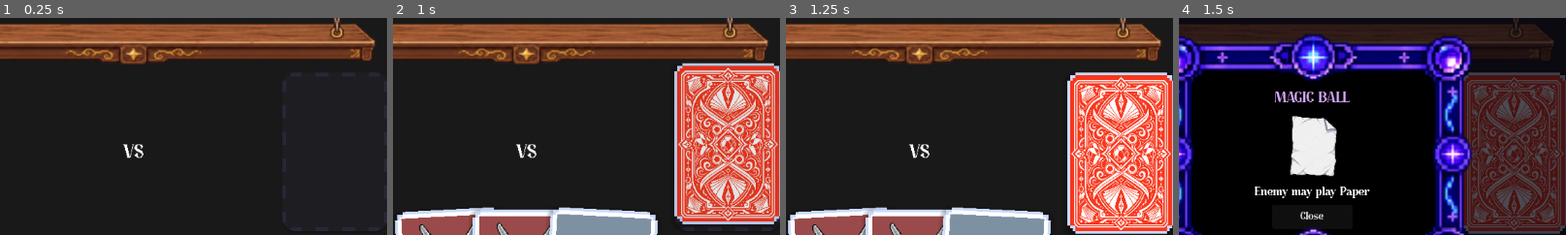
Above: before the commit, frames 1-4 (left to right).
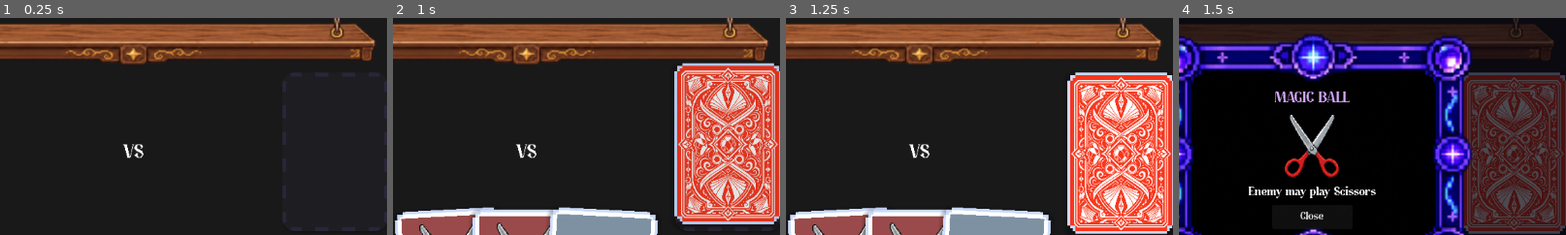
Above: after the commit, the same moments.

Repository: MaulRai/jankpot
Game: Godot game, scene res://scenes/main/Main.tscn
Same seed, same stepped clock (60 frames per second), same inputs: the game is played once before the commit and once after it.
Inputs (mouse positions are % of the whole screen's width and height, from its top left):
- Up to frame 1 (0.25 s): no input
- Up to frame 2 (1 s): click "Run Info" at 0.5 s
- Up to frame 3 (1.25 s): no input
- Up to frame 4 (1.5 s): click (28, 19) at 1.25 s
The pictures show only the part of the screen within x 33-83%, y 19-69%; the shares and areas given below are measured in that part.

Frames 1-3 are identical in both runs. In frame 4, 4.0% of the frame differs, in the area x 17-51%, y 44-84%.

Commit message:
feat: starting weapon

Diff:
--- /dev/null
+++ b/resources/WeaponLibrary.tres
@@ -0,0 +1,23 @@
+[gd_resource type="Resource" script_class="WeaponLibrary" load_steps=14 format=3]
+
+[ext_resource type="Script" path="res://scripts/data/WeaponLibrary.gd" id="1"]
+[ext_resource type="Resource" path="res://resources/weapons/basic_rock.tres" id="2"]
+[ext_resource type="Resource" path="res://resources/weapons/basic_paper.tres" id="3"]
+[ext_resource type="Resource" path="res://resources/weapons/basic_scissors.tres" id="4"]
+[ext_resource type="Resource" path="res://resources/weapons/quartz.tres" id="5"]
+[ext_resource type="Resource" path="res://resources/weapons/bronze_razor.tres" id="6"]
+[ext_resource type="Resource" path="res://resources/weapons/sculptural_sheet.tres" id="7"]
+[ext_resource type="Resource" path="res://resources/weapons/spike_boulder.tres" id="8"]
+[ext_resource type="Resource" path="res://resources/weapons/rusty_shears.tres" id="9"]
+[ext_resource type="Resource" path="res://resources/weapons/mist_veil.tres" id="10"]
+[ext_resource type="Resource" path="res://resources/weapons/ruby.tres" id="11"]
+[ext_resource type="Resource" path="res://resources/weapons/guillotine_blades.tres" id="12"]
+[ext_resource type="Resource" path="res://resources/weapons/hatter_slip.tres" id="13"]
+
+[resource]
+script = ExtResource("1")
+basic_weapons = Array[CardDef]([ExtResource("2"), ExtResource("3"), ExtResource("4")])
+common_weapons = Array[CardDef]([ExtResource("5"), ExtResource("6"), ExtResource("7")])
+uncommon_weapons = Array[CardDef]([ExtResource("8"), ExtResource("9"), ExtResource("10")])
+rare_weapons = Array[CardDef]([ExtResource("11"), ExtResource("12"), ExtResource("13")])
+all_weapons = Array[CardDef]([ExtResource("2"), ExtResource("3"), ExtResource("4"), ExtResource("5"), ExtResource("6"), ExtResource("7"), ExtResource("8"), ExtResource("9"), ExtResource("10"), ExtResource("11"), ExtResource("12"), ExtResource("13")])
--- /dev/null
+++ b/resources/weapons/basic_paper.tres
@@ -0,0 +1,15 @@
+[gd_resource type="Resource" script_class="CardDef" load_steps=2 format=3]
+
+[ext_resource type="Script" path="res://scripts/data/CardDef.gd" id="1"]
+
+[resource]
+script = ExtResource("1")
+id = "basic_paper"
+card_type = 1
+card_name = "Paper"
+brief_description = "Covers all bases."
+art_path = "res://assets/weapon/paper-1.png"
+background_color = Color(0.906, 0.875, 0.643, 1)
+rarity = "Basic"
+price = 0
+is_basic = true
--- /dev/null
+++ b/resources/weapons/basic_rock.tres
@@ -0,0 +1,15 @@
+[gd_resource type="Resource" script_class="CardDef" load_steps=2 format=3]
+
+[ext_resource type="Script" path="res://scripts/data/CardDef.gd" id="1"]
+
+[resource]
+script = ExtResource("1")
+id = "basic_rock"
+card_type = 0
+card_name = "Rock"
+brief_description = "Solid and steady."
+art_path = "res://assets/weapon/rock-1.png"
+background_color = Color(0.494, 0.569, 0.639, 1)
+rarity = "Basic"
+price = 0
+is_basic = true
--- /dev/null
+++ b/resources/weapons/basic_scissors.tres
@@ -0,0 +1,15 @@
+[gd_resource type="Resource" script_class="CardDef" load_steps=2 format=3]
+
+[ext_resource type="Script" path="res://scripts/data/CardDef.gd" id="1"]
+
+[resource]
+script = ExtResource("1")
+id = "basic_scissors"
+card_type = 2
+card_name = "Scissors"
+brief_description = "Cuts through defenses."
+art_path = "res://assets/weapon/scissors-1.png"
+background_color = Color(0.604, 0.29, 0.29, 1)
+rarity = "Basic"
+price = 0
+is_basic = true
--- /dev/null
+++ b/resources/weapons/bronze_razor.tres
@@ -0,0 +1,17 @@
+[gd_resource type="Resource" script_class="CardDef" load_steps=2 format=3]
+
+[ext_resource type="Script" path="res://scripts/data/CardDef.gd" id="1"]
+
+[resource]
+script = ExtResource("1")
+id = "bronze_razor"
+card_type = 2
+card_name = "Bronze Razor"
+brief_description = "On win, 50% chance to deal +1 DMG."
+art_path = "res://assets/weapon/scissors-2.png"
+background_color = Color(0.604, 0.29, 0.29, 1)
+keywords = Array[String](["Damage", "Luck"])
+effects = Array[String](["bronze_razor_bonus"])
+rarity = "Common"
+price = 0
+is_basic = false
--- /dev/null
+++ b/resources/weapons/guillotine_blades.tres
@@ -0,0 +1,17 @@
+[gd_resource type="Resource" script_class="CardDef" load_steps=2 format=3]
+
+[ext_resource type="Script" path="res://scripts/data/CardDef.gd" id="1"]
+
+[resource]
+script = ExtResource("1")
+id = "guillotine_blades"
+card_type = 2
+card_name = "Guillotine Blades"
+brief_description = "On win, deal 3 total DMG. On lose or draw, take 1 self DMG."
+art_path = "res://assets/weapon/scissors-4.png"
+background_color = Color(0.604, 0.29, 0.29, 1)
+keywords = Array[String](["Damage"])
+effects = Array[String](["guillotine_blades"])
+rarity = "Rare"
+price = 0
+is_basic = false
--- /dev/null
+++ b/resources/weapons/hatter_slip.tres
@@ -0,0 +1,17 @@
+[gd_resource type="Resource" script_class="CardDef" load_steps=2 format=3]
+
+[ext_resource type="Script" path="res://scripts/data/CardDef.gd" id="1"]
+
+[resource]
+script = ExtResource("1")
+id = "hatter_slip"
+card_type = 1
+card_name = "Hatter Slip"
+brief_description = "While in hand, chance effects gain +15% Luck. Does not stack."
+art_path = "res://assets/weapon/paper-4.png"
+background_color = Color(0.906, 0.875, 0.643, 1)
+keywords = Array[String](["Luck"])
+effects = Array[String](["hatter_slip_luck"])
+rarity = "Rare"
+price = 0
+is_basic = false
--- /dev/null
+++ b/resources/weapons/mist_veil.tres
@@ -0,0 +1,17 @@
+[gd_resource type="Resource" script_class="CardDef" load_steps=2 format=3]
+
+[ext_resource type="Script" path="res://scripts/data/CardDef.gd" id="1"]
+
+[resource]
+script = ExtResource("1")
+id = "mist_veil"
+card_type = 1
+card_name = "Mist Veil"
+brief_description = "On win, disable the enemy's last option next turn."
+art_path = "res://assets/weapon/paper-3.png"
+background_color = Color(0.906, 0.875, 0.643, 1)
+keywords = Array[String](["Conceal"])
+effects = Array[String](["mist_veil_disable"])
+rarity = "Uncommon"
+price = 0
+is_basic = false
--- /dev/null
+++ b/resources/weapons/quartz.tres
@@ -0,0 +1,17 @@
+[gd_resource type="Resource" script_class="CardDef" load_steps=2 format=3]
+
+[ext_resource type="Script" path="res://scripts/data/CardDef.gd" id="1"]
+
+[resource]
+script = ExtResource("1")
+id = "quartz"
+card_type = 0
+card_name = "Quartz"
+brief_description = "On lose, Block 1 DMG. Downgrade."
+art_path = "res://assets/weapon/rock-2.png"
+background_color = Color(0.494, 0.569, 0.639, 1)
+keywords = Array[String](["Damage", "Downgrade"])
+effects = Array[String](["quartz_block_downgrade"])
+rarity = "Common"
+price = 0
+is_basic = false
--- /dev/null
+++ b/resources/weapons/ruby.tres
@@ -0,0 +1,17 @@
+[gd_resource type="Resource" script_class="CardDef" load_steps=2 format=3]
+
+[ext_resource type="Script" path="res://scripts/data/CardDef.gd" id="1"]
+
+[resource]
+script = ExtResource("1")
+id = "ruby"
+card_type = 0
+card_name = "Ruby"
+brief_description = "On win, regen 1 heart. On death, revive with 1 heart. Fragile."
+art_path = "res://assets/weapon/rock-4.png"
+background_color = Color(0.494, 0.569, 0.639, 1)
+keywords = Array[String](["Fragile"])
+effects = Array[String](["ruby_regen", "ruby_revive_fragile"])
+rarity = "Rare"
+price = 0
+is_basic = false
--- /dev/null
+++ b/resources/weapons/rusty_shears.tres
@@ -0,0 +1,17 @@
+[gd_resource type="Resource" script_class="CardDef" load_steps=2 format=3]
+
+[ext_resource type="Script" path="res://scripts/data/CardDef.gd" id="1"]
+
+[resource]
+script = ExtResource("1")
+id = "rusty_shears"
+card_type = 2
+card_name = "Rusty Shears"
+brief_description = "On win, apply 1 Bleed."
+art_path = "res://assets/weapon/scissors-3.png"
+background_color = Color(0.604, 0.29, 0.29, 1)
+keywords = Array[String](["Bleed"])
+effects = Array[String](["rusty_shears_bleed"])
+rarity = "Uncommon"
+price = 0
+is_basic = false
--- /dev/null
+++ b/resources/weapons/sculptural_sheet.tres
@@ -0,0 +1,17 @@
+[gd_resource type="Resource" script_class="CardDef" load_steps=2 format=3]
+
+[ext_resource type="Script" path="res://scripts/data/CardDef.gd" id="1"]
+
+[resource]
+script = ExtResource("1")
+id = "sculptural_sheet"
+card_type = 1
+card_name = "Sculptural Sheet"
+brief_description = "On draw, deal 1 DMG."
+art_path = "res://assets/weapon/paper-2.png"
+background_color = Color(0.906, 0.875, 0.643, 1)
+keywords = Array[String](["Damage"])
+effects = Array[String](["sculptural_sheet_draw_damage"])
+rarity = "Common"
+price = 0
+is_basic = false
--- /dev/null
+++ b/resources/weapons/spike_boulder.tres
@@ -0,0 +1,17 @@
+[gd_resource type="Resource" script_class="CardDef" load_steps=2 format=3]
+
+[ext_resource type="Script" path="res://scripts/data/CardDef.gd" id="1"]
+
+[resource]
+script = ExtResource("1")
+id = "spike_boulder"
+card_type = 0
+card_name = "Spike Boulder"
+brief_description = "When this card takes damage, 50% chance to deal 1 DMG back."
+art_path = "res://assets/weapon/rock-3.png"
+background_color = Color(0.494, 0.569, 0.639, 1)
+keywords = Array[String](["Damage", "Luck"])
+effects = Array[String](["spike_boulder_reflect"])
+rarity = "Uncommon"
+price = 0
+is_basic = false
--- /dev/null
+++ b/scripts/data/WeaponLibrary.gd
@@ -0,0 +1,8 @@
+class_name WeaponLibrary
+extends Resource
+
+@export var basic_weapons: Array[CardDef] = []
+@export var common_weapons: Array[CardDef] = []
+@export var uncommon_weapons: Array[CardDef] = []
+@export var rare_weapons: Array[CardDef] = []
+@export var all_weapons: Array[CardDef] = []
--- a/scripts/game/DeckManager.gd
+++ b/scripts/game/DeckManager.gd
@@ -7,6 +7,9 @@
 signal draw_pile_changed
 signal discard_pile_changed
 
+@export var assigned_deck: Array[CardDef] = []
+@export var starting_hand_indices: Array[int] = []
+
 var draw_pile: Array[CardDef] = []
 var hand: Array[CardDef] = []
 var discard_pile: Array[CardDef] = []
@@ -14,18 +17,22 @@
 
 func _ready() -> void:
 	if deck_blueprint.is_empty():
-		_create_default_blueprint()
+		_initialize_blueprint()
 
 func setup_starting_deck() -> void:
 	if deck_blueprint.is_empty():
-		_create_default_blueprint()
+		_initialize_blueprint()
 	draw_pile.clear()
 	hand.clear()
 	discard_pile.clear()
+	var battle_cards: Array[CardDef] = []
 	for blueprint_card in deck_blueprint:
 		var card := blueprint_card.copy()
 		card.temporarily_disabled = false
-		draw_pile.append(card)
+		battle_cards.append(card)
+
+	_assign_starting_hand(battle_cards)
+	draw_pile.append_array(battle_cards)
 	shuffle_draw_pile()
 	emit_signal("hand_changed")
 	emit_signal("draw_pile_changed")
@@ -127,6 +134,31 @@
 		for i in range(3):
 			deck_blueprint.append(WeaponCatalogData.create_basic(type, "player_%d_%d" % [type, i]))
 
+func _initialize_blueprint() -> void:
+	deck_blueprint.clear()
+	if not assigned_deck.is_empty():
+		for card in assigned_deck:
+			if card:
+				deck_blueprint.append(card.copy())
+	else:
+		_create_default_blueprint()
+
+func _assign_starting_hand(battle_cards: Array[CardDef]) -> void:
+	if starting_hand_indices.is_empty():
+		return
+	var selected_indices: Array[int] = []
+	for index in starting_hand_indices:
+		if hand.size() >= 3:
+			break
+		if index < 0 or index >= battle_cards.size() or index in selected_indices:
+			continue
+		selected_indices.append(index)
+		hand.append(battle_cards[index])
+	selected_indices.sort()
+	selected_indices.reverse()
+	for index in selected_indices:
+		battle_cards.remove_at(index)
+
 func _replace_runtime_card(old_card: CardDef, replacement: CardDef) -> void:
 	var piles: Array[Array] = [draw_pile, hand, discard_pile]
 	for pile: Array in piles:
--- a/scripts/game/EnemyController.gd
+++ b/scripts/game/EnemyController.gd
@@ -148,7 +148,9 @@
 var enemy_draw_pile: Array[CardDef] = []
 var enemy_hand: Array[CardDef] = []
 var enemy_discard_pile: Array[CardDef] = []
-var enemy_hand_size := 3
+@export var assigned_deck: Array[CardDef] = []
+@export var starting_hand_indices: Array[int] = []
+@export var enemy_hand_size := 3
 var current_enemy_id: String = "pebble_grunt"
 var current_enemy: Dictionary = {}
 
@@ -172,24 +174,20 @@
 	enemy_draw_pile.clear()
 	enemy_hand.clear()
 	enemy_discard_pile.clear()
-	for type in [CardDef.CardType.ROCK, CardDef.CardType.PAPER, CardDef.CardType.SCISSORS]:
-		for i in range(3):
-			var card := WeaponCatalogData.create_basic(type, "enemy_basic_%d_%d" % [type, i])
-			enemy_deck.append(card)
-
-	var upgrade_slots: Array[int] = []
-	for i in range(enemy_deck.size()):
-		upgrade_slots.append(i)
-	upgrade_slots.shuffle()
-
-	for i in range(clampi(upgrade_count, 0, enemy_deck.size())):
-		var slot_index := upgrade_slots[i]
-		var basic_card := enemy_deck[slot_index]
-		var upgrade: CardDef = WeaponCatalogData.random_upgrade_for_type(basic_card.card_type)
-		upgrade.id = "enemy_%s_%d" % [upgrade.id, slot_index]
-		enemy_deck[slot_index] = upgrade
-
-	enemy_draw_pile.append_array(enemy_deck)
+	if not assigned_deck.is_empty():
+		for assigned_card in assigned_deck:
+			if assigned_card:
+				enemy_deck.append(assigned_card.copy())
+	else:
+		_generate_enemy_deck(upgrade_count)
+
+	var battle_cards: Array[CardDef] = []
+	for card in enemy_deck:
+		var battle_card := card.copy()
+		battle_card.temporarily_disabled = false
+		battle_cards.append(battle_card)
+	_assign_enemy_starting_hand(battle_cards)
+	enemy_draw_pile.append_array(battle_cards)
 	enemy_draw_pile.shuffle()
 	_refill_enemy_hand()
 
@@ -419,6 +417,39 @@
 		if index >= 0:
 			pile[index] = replacement
 
+func _generate_enemy_deck(upgrade_count: int) -> void:
+	for type in [CardDef.CardType.ROCK, CardDef.CardType.PAPER, CardDef.CardType.SCISSORS]:
+		for i in range(3):
+			var card := WeaponCatalogData.create_basic(type, "enemy_basic_%d_%d" % [type, i])
+			enemy_deck.append(card)
+
+	var upgrade_slots: Array[int] = []
+	for i in range(enemy_deck.size()):
+		upgrade_slots.append(i)
+	upgrade_slots.shuffle()
+	for i in range(clampi(upgrade_count, 0, enemy_deck.size())):
+		var slot_index := upgrade_slots[i]
+		var basic_card := enemy_deck[slot_index]
+		var upgrade: CardDef = WeaponCatalogData.random_upgrade_for_type(basic_card.card_type)
+		upgrade.id = "enemy_%s_%d" % [upgrade.id, slot_index]
+		enemy_deck[slot_index] = upgrade
+
+func _assign_enemy_starting_hand(battle_cards: Array[CardDef]) -> void:
+	if starting_hand_indices.is_empty():
+		return
+	var selected_indices: Array[int] = []
+	for index in starting_hand_indices:
+		if enemy_hand.size() >= enemy_hand_size:
+			break
+		if index < 0 or index >= battle_cards.size() or index in selected_indices:
+			continue
+		selected_indices.append(index)
+		enemy_hand.append(battle_cards[index])
+	selected_indices.sort()
+	selected_indices.reverse()
+	for index in selected_indices:
+		battle_cards.remove_at(index)
+
 func _rarity_rank(rarity: String) -> int:
 	match rarity:
 		WeaponCatalogData.RARITY_RARE:
--- a/scripts/game/GameController.gd
+++ b/scripts/game/GameController.gd
@@ -217,7 +217,9 @@
 		deck_manager.reshuffle_discard_if_needed()
 		await _animate_pile_rebuild()
 
-	var previous_hand_size := deck_manager.hand.size()
+	# Use the visual count so an inspector-assigned starting hand still animates
+	# into an empty HandView at the beginning of a battle.
+	var previous_hand_size := hand_view.card_views.size()
 	deck_manager.draw_until_full(hand_view.hand_size)
 	var final_hand_size := deck_manager.hand.size()
 	hand_view.prepare_layout(final_hand_size)
Not shown, added: scripts/data/WeaponLibrary.gd.uid
Not shown, added: tests/weapon_library_smoke.gd.uid
